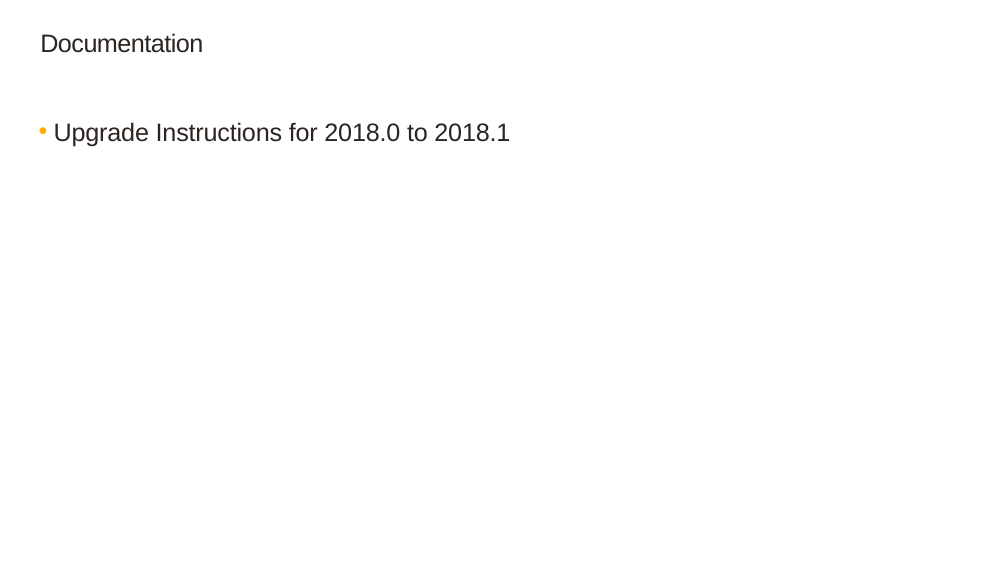
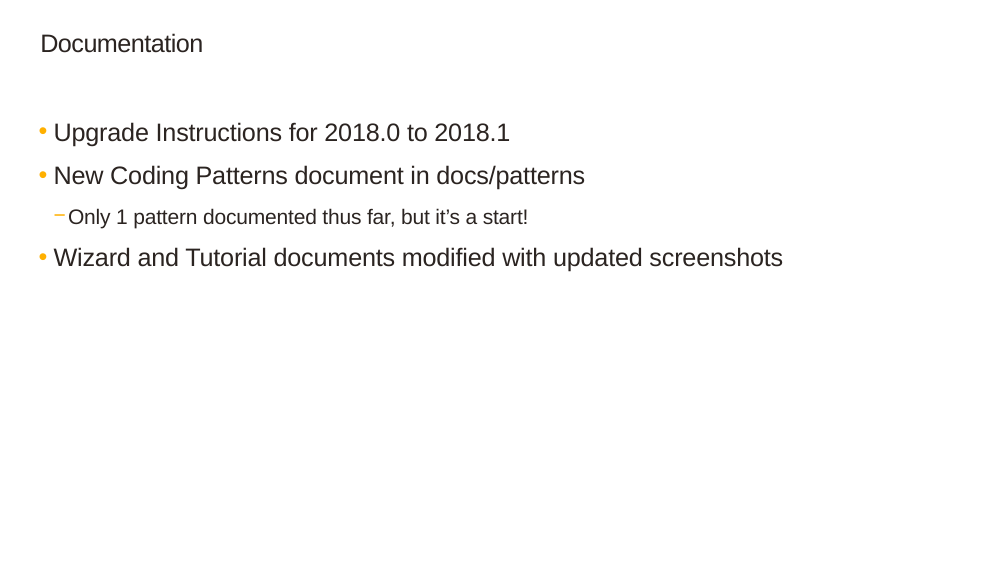
Before and after one commit to SageNADev/Sage300-SDK, a slide deck: slide 3 of docs/presentations/Sage300SDK_2018.1WebSDKOverview.pptx. Drawn at 1008x567 pixels with LibreOffice and Linux fonts; fonts in the diff are those of the drawing; background and template pictures are left out. Boxes give left, top, right and bottom in pixels: in the first picture for what was removed or moved away, otherwise in the second. Text is boxed around its words. In the diff, an @@ line names an element or a change of style, - is before the commit and + after.

```diff
--- a/docs/presentations/Sage300SDK_2018.1WebSDKOverview.pptx
+++ b/docs/presentations/Sage300SDK_2018.1WebSDKOverview.pptx
@@ text at <box>54,165,783,272</box>: paragraphs added @@
+  • New Coding Patterns document in docs/patterns
+    − Only 1 pattern documented thus far, but it’s a start!
+  • Wizard and Tutorial documents modified with updated screenshots
```
Also in this commit, not shown: 3 other slides changed, 8 slides added, 1 other file.
